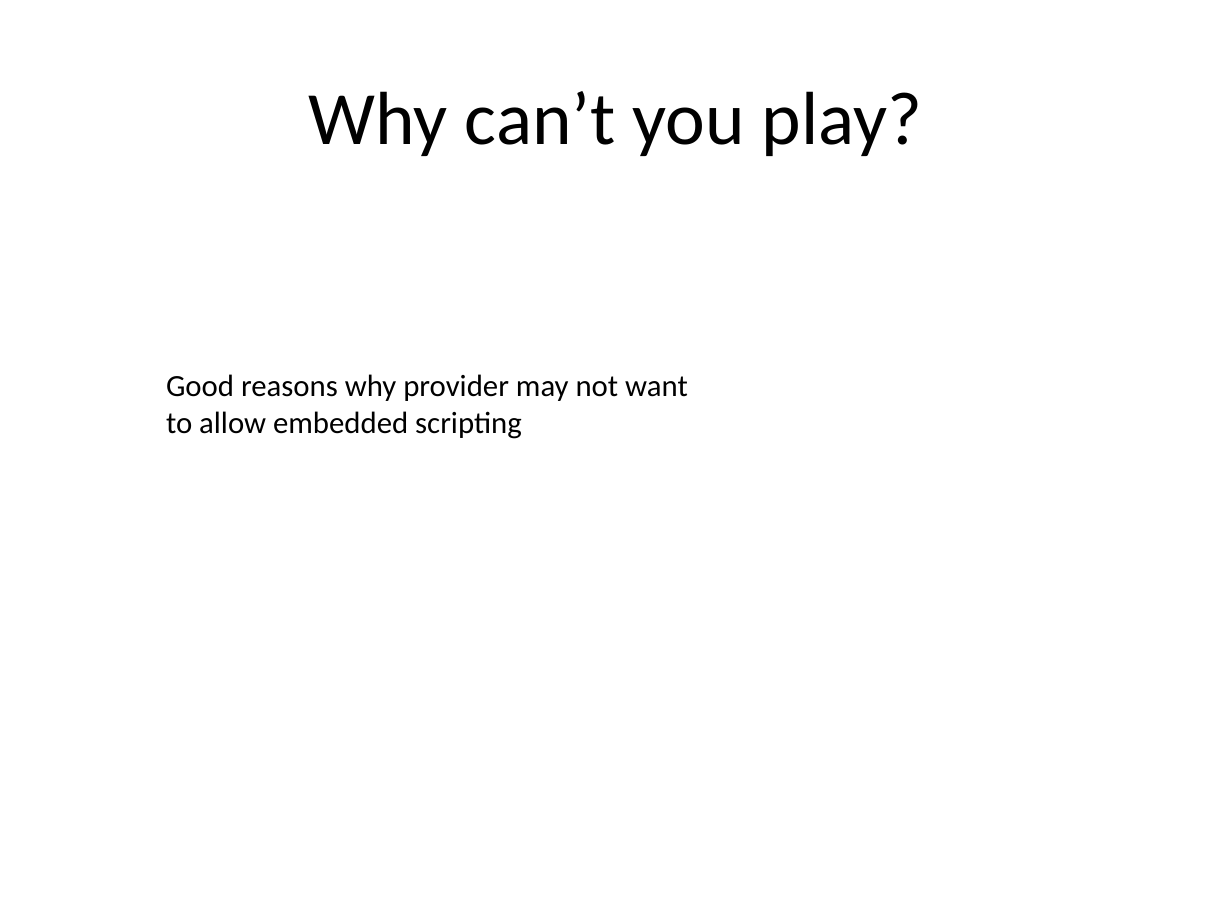
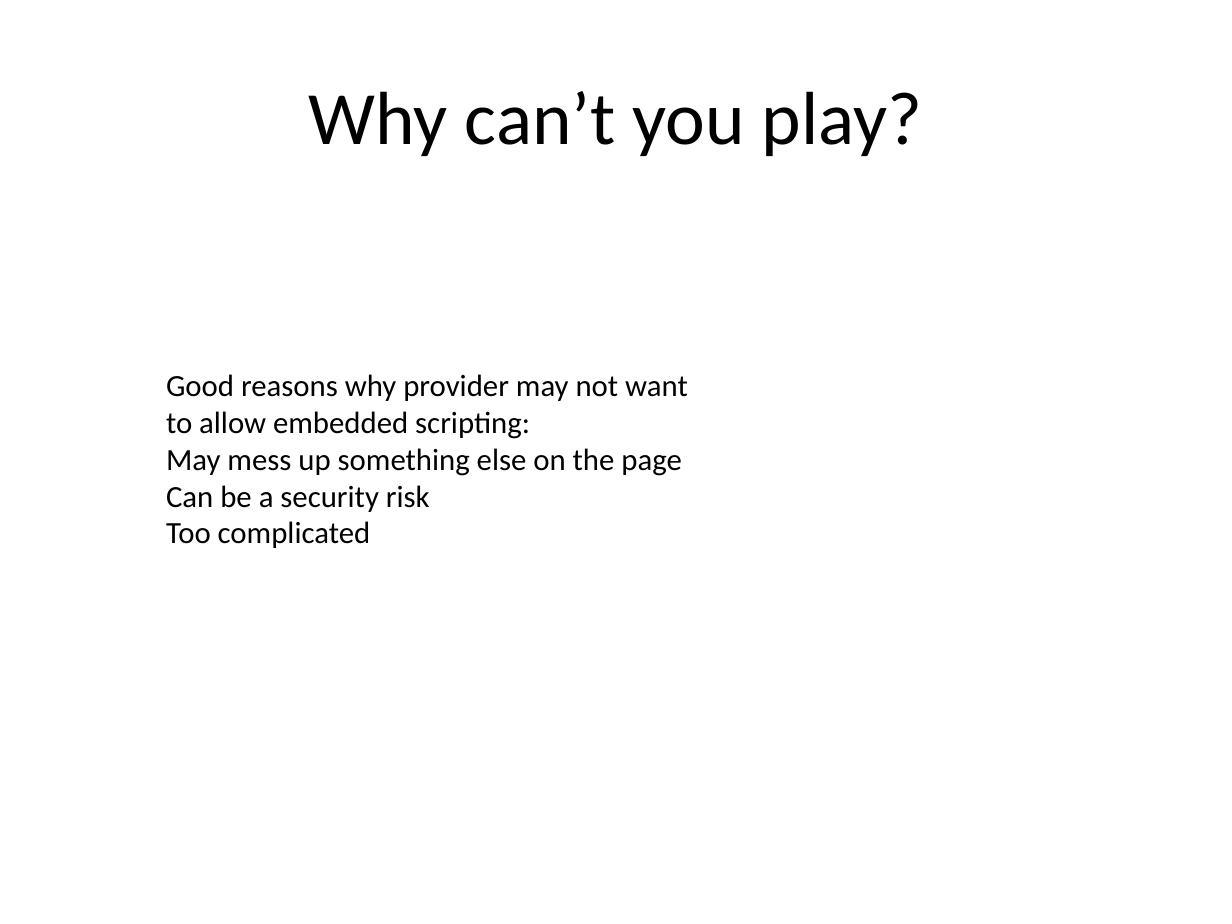
Before and after one commit to paul-burtness/webdevmojo, a slide deck: slide 8 of webdevmojo.pptx. Drawn at 1232x924 pixels with LibreOffice and Linux fonts; fonts in the diff are those of the drawing. Boxes give left, top, right and bottom in pixels: in the first picture for what was removed or moved away, otherwise in the second. Text is boxed around its words. In the diff, an @@ line names an element or a change of style, - is before the commit and + after.

Commit message:
More changes to slides

```diff
--- a/webdevmojo.pptx
+++ b/webdevmojo.pptx
@@ text at (x1=166, y1=374, x2=688, y2=548): text changed @@
-Good reasons why provider may not want to allow embedded scripting
+Good reasons why provider may not want to allow embedded scripting:
+May mess up something else on the page
+Can be a security risk
+Too complicated
```
Also in this commit, not shown: 5 other slides changed, 2 slides added.
